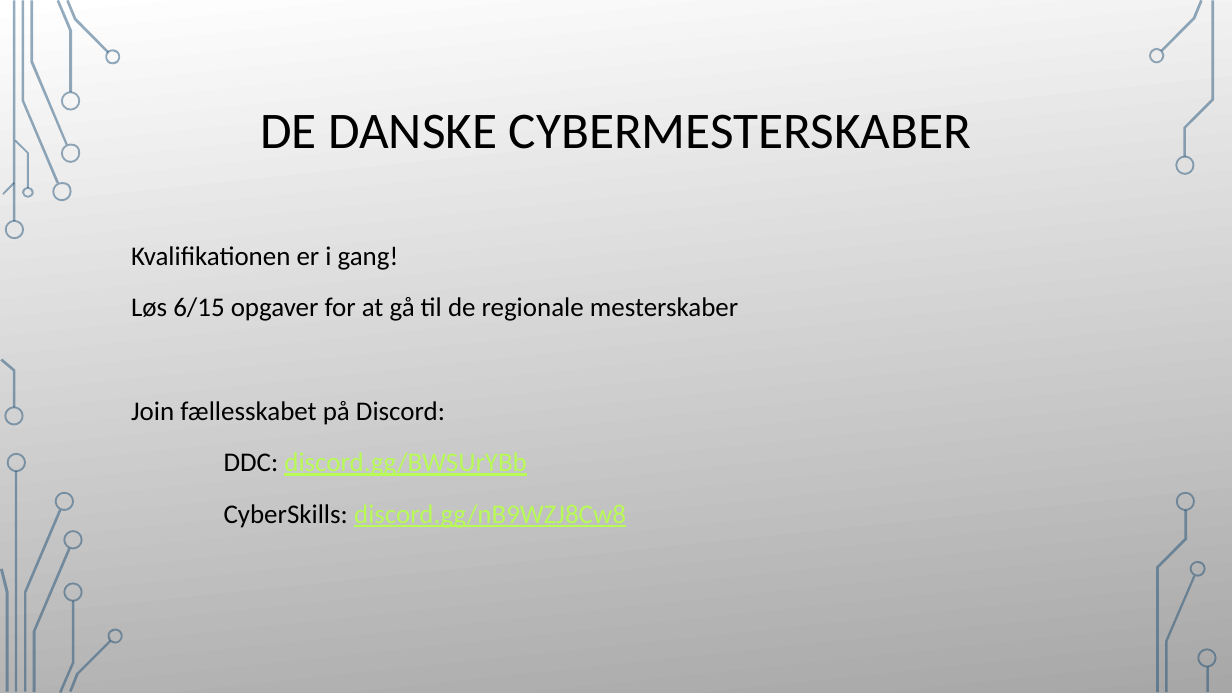
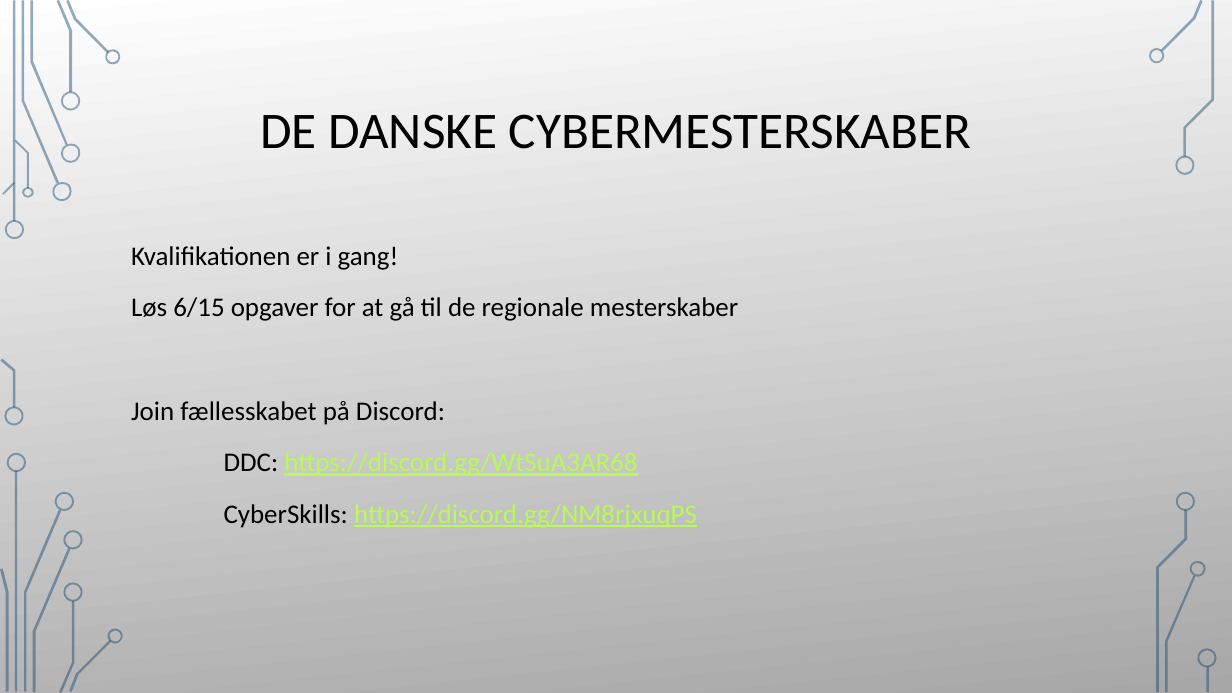
Before and after one commit to Nissen96/forensics-workshop, a slide deck: slide 2 of slides/forensics_slides.pptx. Drawn at 1232x693 pixels with LibreOffice and Linux fonts; fonts in the diff are those of the drawing; background and template pictures are left out. Boxes give left, top, right and bottom in pixels: in the first picture for what was removed or moved away, otherwise in the second. Text is boxed around its words. In the diff, an @@ line names an element or a change of style, - is before the commit and + after.

```diff
--- a/slides/forensics_slides.pptx
+++ b/slides/forensics_slides.pptx
@@ text at (x1=224, y1=452, x2=697, y2=528): text changed @@
-DDC: discord.gg/BWSUrYBb
-CyberSkills: discord.gg/nB9WZJ8Cw8
+DDC: https://discord.gg/WtSuA3AR68
+CyberSkills: https://discord.gg/NM8rjxuqPS
```
Also in this commit, not shown: 3 other slides changed, 1 slide added, 2 other files.
